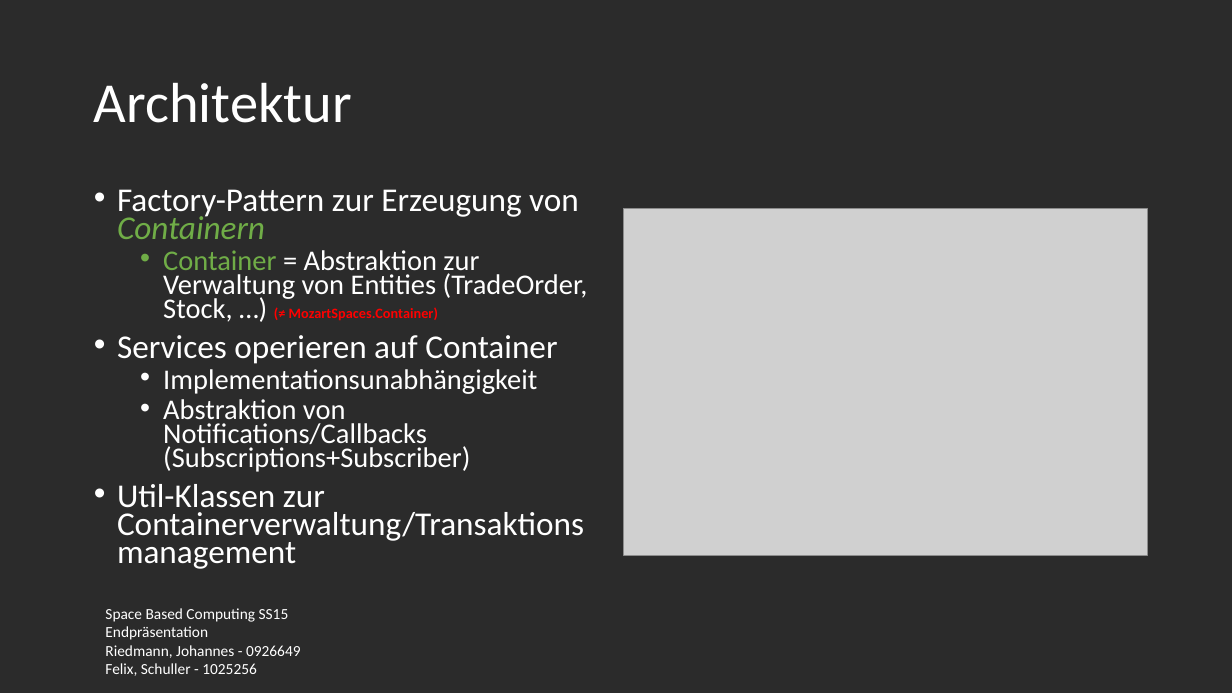
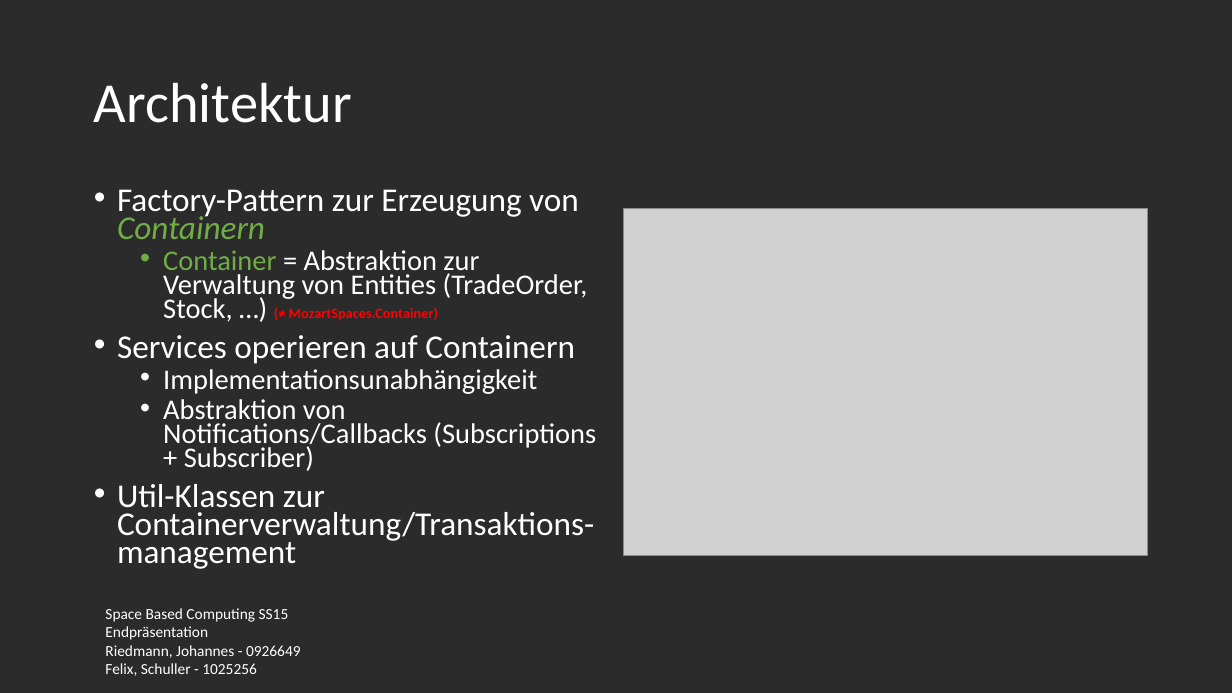
Before and after one commit to fexman/SpaceBasedSS15GsiLuetNit, a slide deck: slide 4 of presentation/presentation.pptx. Drawn at 1232x693 pixels with LibreOffice and Linux fonts; fonts in the diff are those of the drawing; grey boxes stand for pictures; background and template pictures are left out; a plain dark background stands for a picture behind light text. Boxes give left, top, right and bottom in pixels: in the first picture for what was removed or moved away, otherwise in the second. Text is boxed around its words. In the diff, an @@ line names an element or a change of style, - is before the commit and + after.

```diff
--- a/presentation/presentation.pptx
+++ b/presentation/presentation.pptx
@@ text at (117,335,575,364): text changed @@
-• Services operieren auf Container
+• Services operieren auf Containern
@@ text at (117,399,596,569): text changed @@
-  • Abstraktion von Notifications/Callbacks (Subscriptions+Subscriber)
-• Util-Klassen zur Containerverwaltung/Transaktionsmanagement
+  • Abstraktion von Notifications/Callbacks (Subscriptions + Subscriber)
+• Util-Klassen zur Containerverwaltung/Transaktions-management
```
Also in this commit, not shown: 7 other slides changed.
